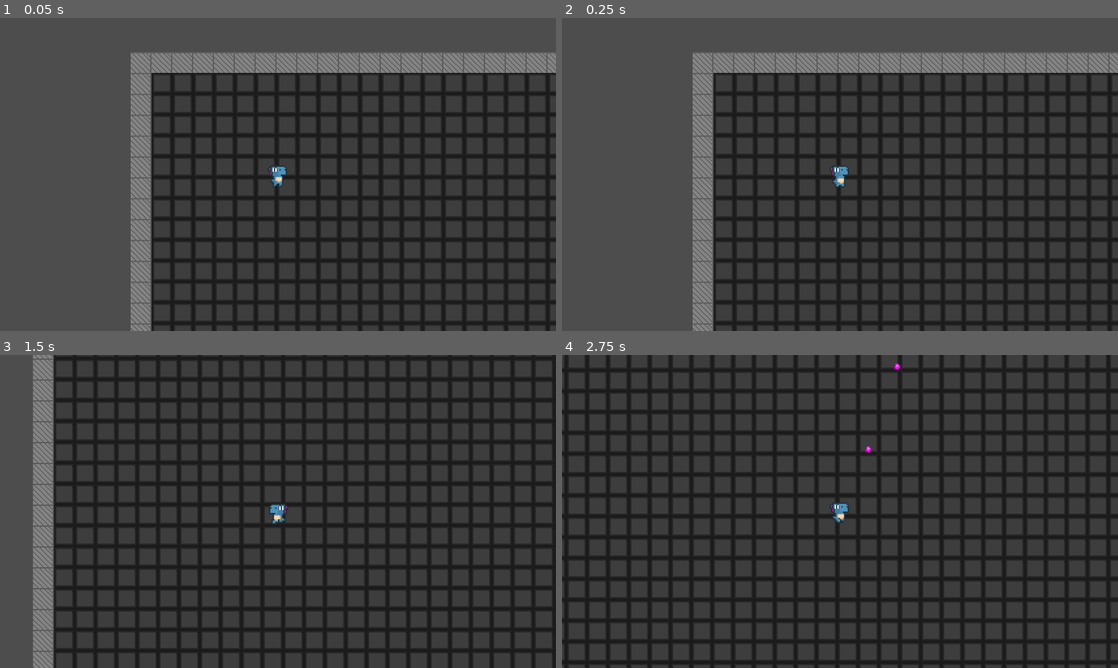
Above: before the commit, frames 1-4 (two rows, left to right).
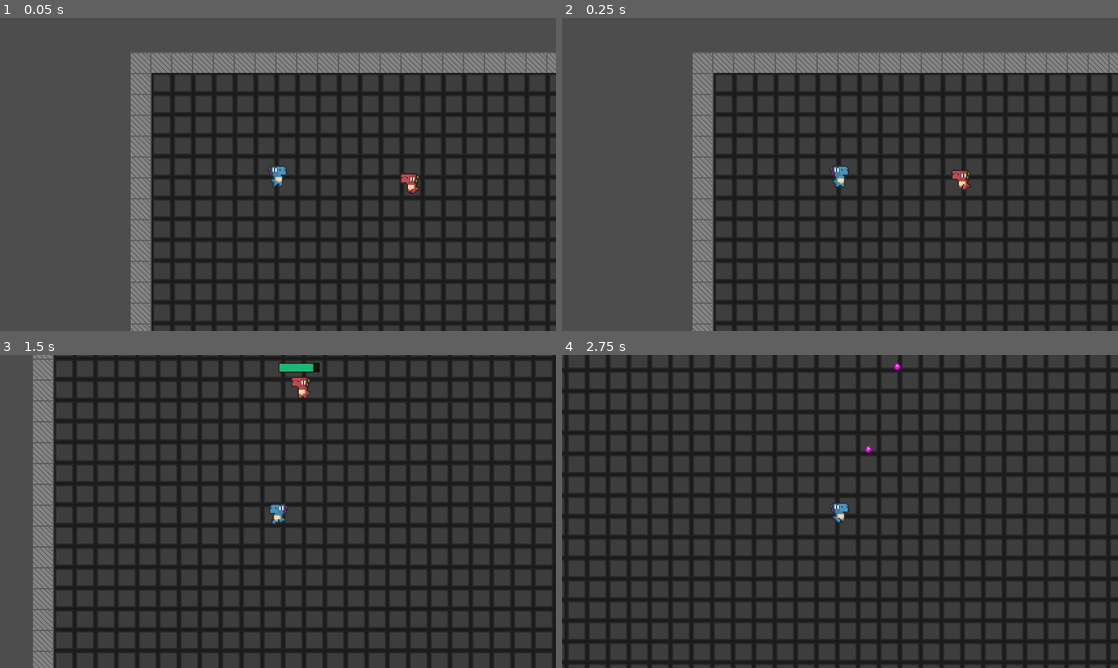
Above: after the commit, the same moments.

Repository: lopezmseb/neon-requiem
Game: Godot game, scene res://Scripts/test.tscn
Two runs of this game, one before a commit and one after it. Both use one fixed random seed, a clock stepped at 60 frames per second and the inputs below.
Inputs (mouse positions are in pixels of both pictures, inside the frame that each line leads up to):
- Up to frame 1 (0.05 s): no input
- Up to frame 2 (0.25 s): no input
- Up to frame 3 (1.5 s): move the mouse to (400, 495) at 0.52 s; press the mouse at (400, 495) at 0.53 s; hold D (right) 0.53-1.28 s; move the mouse to (166, 527) at 1.27 s; release the mouse at (166, 527) at 1.28 s; hold S (down) from 1.28 s (still down); tap Space (dash) at 1.35 s
- Up to frame 4 (2.75 s): move the mouse to (895, 442) at 2.02 s; release S (down) at 2.03 s; press the mouse at (895, 442) at 2.03 s; hold D (right) from 2.03 s (still down)

The runs differ from the first frame. In frame 1, 0.2% of the frame differs, in the area x 72-76%, y 49-57%; in frame 2, 0.2%; in frame 3, 0.4%, in the area x 50-58%, y 2-14%; in frame 4, nothing differs.

Commit message:
Stats + UI working

Diff:
--- a/Neon Requiem/Scenes/BaseEnemy.tscn
+++ b/Neon Requiem/Scenes/BaseEnemy.tscn
@@ -6,6 +6,7 @@
 [ext_resource type="Script" path="res://Scripts/States/Enemies/EnemyIdle.gd" id="4_4lkf5"]
 [ext_resource type="Script" path="res://Scripts/States/Enemies/EnemyFollow.gd" id="5_h2kdd"]
 [ext_resource type="Script" path="res://Scripts/Stats/HealthComponent.gd" id="6_t48s2"]
+[ext_resource type="PackedScene" uid="uid://fto1fd4wbbqb" path="res://Scenes/HealthBar.tscn" id="7_xgv0k"]
 
 [sub_resource type="AtlasTexture" id="AtlasTexture_rnh6i"]
 atlas = ExtResource("1_vor37")
@@ -107,3 +108,11 @@
 
 [node name="HealthComponent" type="Node" parent="."]
 script = ExtResource("6_t48s2")
+
+[node name="HealthBar" parent="." node_paths=PackedStringArray("healthComponent") instance=ExtResource("7_xgv0k")]
+offset_left = -15.0
+offset_top = -18.0
+offset_right = -15.0
+offset_bottom = -18.0
+scale = Vector2(0.192876, 0.272876)
+healthComponent = NodePath("../HealthComponent")
--- /dev/null
+++ b/Neon Requiem/Scenes/HealthBar.tscn
@@ -0,0 +1,62 @@
+[gd_scene load_steps=7 format=3 uid="uid://fto1fd4wbbqb"]
+
+[ext_resource type="Script" path="res://Scripts/UI/HealthBar.gd" id="1_6tgsr"]
+
+[sub_resource type="Theme" id="Theme_gimh7"]
+
+[sub_resource type="StyleBoxEmpty" id="StyleBoxEmpty_2xtx6"]
+
+[sub_resource type="StyleBoxFlat" id="StyleBoxFlat_c3mxu"]
+bg_color = Color(0.121569, 0.709804, 0.458824, 1)
+
+[sub_resource type="StyleBoxFlat" id="StyleBoxFlat_fwrue"]
+bg_color = Color(0.0705882, 0.0705882, 0.0705882, 1)
+expand_margin_left = 1.0
+expand_margin_top = 1.0
+expand_margin_right = 1.0
+expand_margin_bottom = 1.0
+shadow_color = Color(0, 0, 0, 0.439216)
+shadow_offset = Vector2(0, 1)
+
+[sub_resource type="StyleBoxFlat" id="StyleBoxFlat_loqkd"]
+bg_color = Color(0.980392, 0.266667, 0.152941, 1)
+
+[node name="HealthBar" type="Control"]
+layout_mode = 3
+anchors_preset = 15
+anchor_right = 1.0
+anchor_bottom = 1.0
+grow_horizontal = 2
+grow_vertical = 2
+script = ExtResource("1_6tgsr")
+
+[node name="HealthRemaining" type="ProgressBar" parent="."]
+z_index = 1
+layout_mode = 0
+offset_right = 78.0
+offset_bottom = 11.0
+scale = Vector2(2.03151, 2.03151)
+theme = SubResource("Theme_gimh7")
+theme_override_styles/background = SubResource("StyleBoxEmpty_2xtx6")
+theme_override_styles/fill = SubResource("StyleBoxFlat_c3mxu")
+value = 60.0
+show_percentage = false
+
+[node name="DamageTaken" type="ProgressBar" parent="HealthRemaining"]
+z_index = -1
+layout_mode = 1
+anchors_preset = 15
+anchor_right = 1.0
+anchor_bottom = 1.0
+grow_horizontal = 2
+grow_vertical = 2
+theme_override_styles/background = SubResource("StyleBoxFlat_fwrue")
+theme_override_styles/fill = SubResource("StyleBoxFlat_loqkd")
+value = 80.0
+show_percentage = false
+
+[node name="TimeToCatchUp" type="Timer" parent="HealthRemaining"]
+wait_time = 0.5
+one_shot = true
+
+[connection signal="timeout" from="HealthRemaining/TimeToCatchUp" to="." method="_on_time_to_catch_up_timeout"]
--- a/Neon Requiem/Scripts/Player/bullet.gd
+++ b/Neon Requiem/Scripts/Player/bullet.gd
@@ -28,6 +28,12 @@
 	# Deal damage to enemy
 	health.damage(attack)
 
+	# Enable HealthBar
+	var healthBar = body.find_child("HealthBar")
+
+	if(healthBar is HealthBar):
+		healthBar.show()
+
 	queue_free()
 
 
--- a/Neon Requiem/Scripts/Stats/HitboxDetection.gd
+++ b/Neon Requiem/Scripts/Stats/HitboxDetection.gd
@@ -13,6 +13,9 @@
 	if(attack != null):
 		healthComponent.damage(attack)
 
+
+
+
 		return
 
 	#body.get_tree().queue_free()
--- /dev/null
+++ b/Neon Requiem/Scripts/UI/HealthBar.gd
@@ -0,0 +1,40 @@
+extends Control
+class_name HealthBar
+
+@export var healthComponent: HealthComponent
+@export var is_hidden: bool = true
+
+@onready var timer = $HealthRemaining/TimeToCatchUp
+
+var health = 0 : set = _setHealth
+
+
+func setProgressBarValues(progressBar: ProgressBar, min, max, current):
+	progressBar.min_value = min
+	progressBar.max_value = max
+	progressBar.value = current
+
+func _ready():
+	hide()
+	setProgressBarValues($HealthRemaining, 0, healthComponent.MAX_HEALTH, healthComponent.currentHealth);
+
+func _process(delta):
+	updateHealthBar(delta)
+
+func _setHealth(newHealth):
+	var previousHealth = health
+	health = min(healthComponent.MAX_HEALTH, newHealth)
+	$HealthRemaining.value = health
+
+	if(health < previousHealth):
+		timer.start()
+
+
+
+func updateHealthBar(delta):
+	if(health != healthComponent.currentHealth):
+		health = healthComponent.currentHealth
+
+
+func _on_time_to_catch_up_timeout():
+	$HealthRemaining/DamageTaken.value = health
--- a/Neon Requiem/Scripts/test.tscn
+++ b/Neon Requiem/Scripts/test.tscn
@@ -197,7 +197,6 @@
 zoom = Vector2(3, 3)
 
 [node name="BaseEnemy" parent="." instance=ExtResource("3_akghi")]
-visible = false
 position = Vector2(217, 101)
 
 [node name="Area2D" type="Area2D" parent="."]
Not shown: 1 places in Neon Requiem/Scenes/BaseEnemy.tscn that only renumber resources
